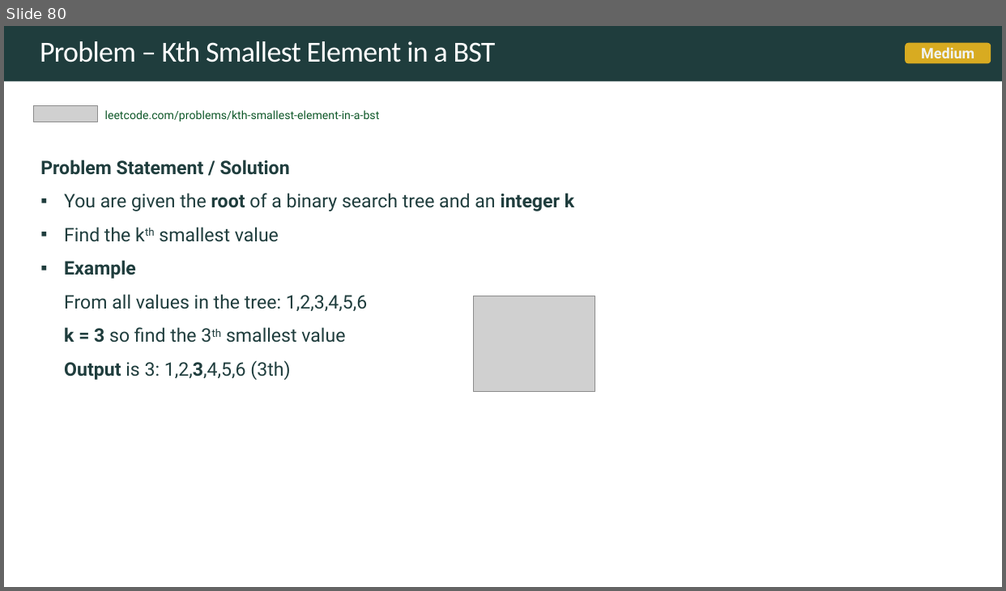
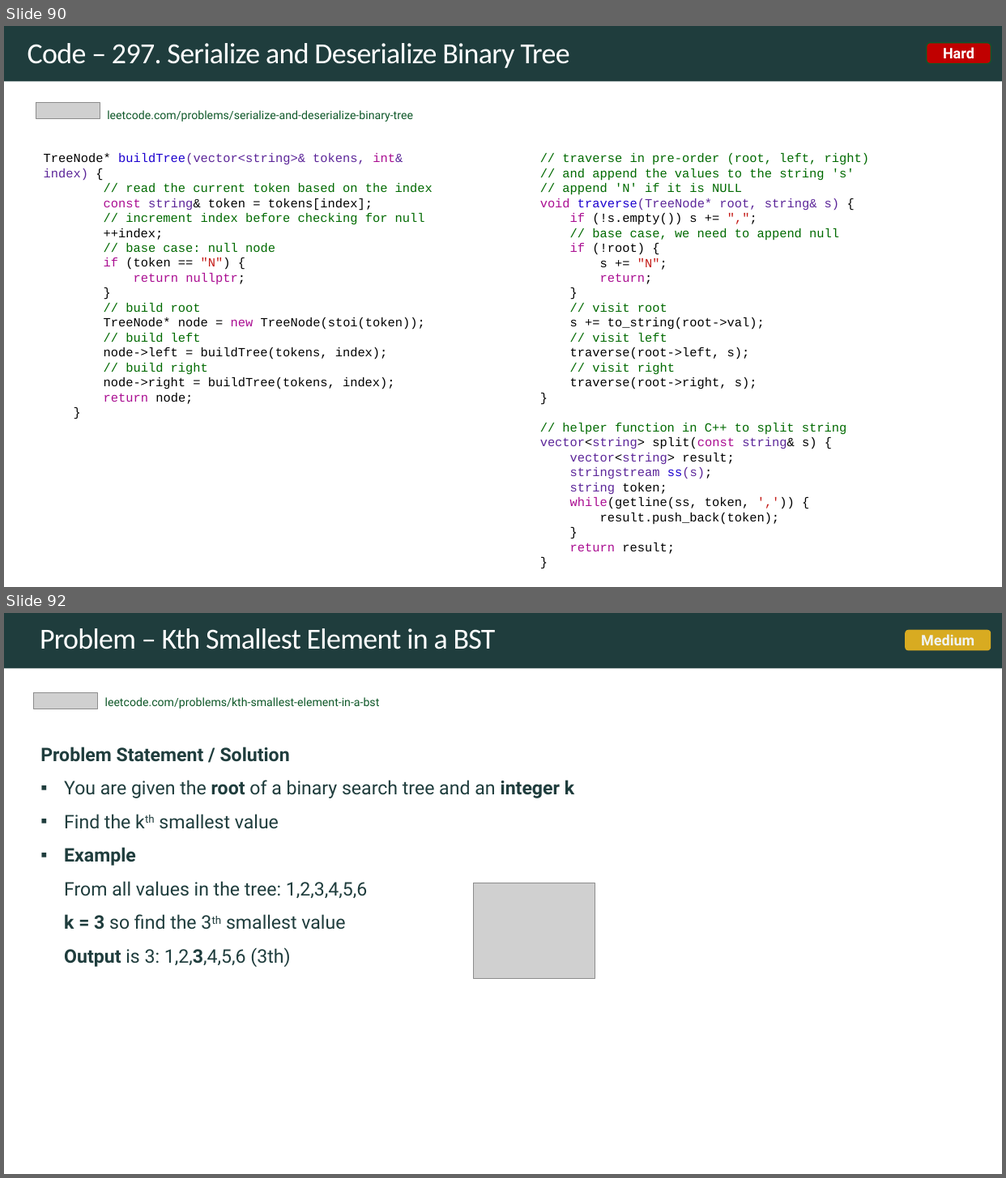
Before and after one commit to rfdavid/coding-interview-handbook-cpp, a slide deck: Algorithm and problem Solving Cheatsheet.pptm. Shown one above the other, each under a label of ours: slide 80 before the commit, slides 90 and 92 after it; the slides between them are not shown. The pictures are 1006x591 and 1006x1178 pixels, drawn with LibreOffice and Linux fonts; fonts in the diff are those of the drawing; grey boxes stand for pictures. Boxes give left, top, right and bottom in pixels: in the first picture for what was removed or moved away, otherwise in the second. Text is boxed around its words. In the diff, an @@ line names an element or a change of style, - is before the commit and + after.

Commit message:
added 297 serialize and deserialize binary tree

```diff
--- a/Algorithm and problem Solving Cheatsheet.pptm
+++ b/Algorithm and problem Solving Cheatsheet.pptm
@@ slide 90 added at [4, 26, 1002, 587], background #FFFFFF; not listed: 1 template element that a slide beside it also shows @@
@@ title added at [27, 43, 570, 68], 28 pt, text #FFFFFF @@
+Code – 297. Serialize and Deserialize Binary Tree
@@ rounded rectangle added at [927, 42, 991, 63], fill #C00000, outline #0F5829 1 pt, 14 pt, text #FFFFFF, bold @@
+Hard
@@ picture added at [36, 102, 100, 119] @@
@@ text added at [107, 110, 413, 122], 11 pt, text #0F5829 @@
+leetcode.com/problems/serialize-and-deserialize-binary-tree
@@ text added at [44, 153, 432, 404], 12 pt, text #000000 @@
+TreeNode* buildTree(vector<string>& tokens, int& index) {
+// read the current token based on the index
+const string& token = tokens[index];
+// increment index before checking for null
+++index;
+// base case: null node
+if (token == "N") {
+return nullptr;
+}
+// build root
+TreeNode* node = new TreeNode(stoi(token));
+// build left
+node->left = buildTree(tokens, index);
+// build right
+node->right = buildTree(tokens, index);
+return node;
+}
@@ text added at [540, 153, 869, 554], 12 pt, text #006A00 @@
+// traverse in pre-order (root, left, right)
+// and append the values to the string 's'
+// append 'N' if it is NULL
+void traverse(TreeNode* root, string& s) {
+if (!s.empty()) s += ",";
+// base case, we need to append null
+if (!root) {
+s += "N";
+return;
+}
+// visit root
+s += to_string(root->val);
+// visit left
+traverse(root->left, s);
+// visit right
+traverse(root->right, s);
+}
+// helper function in C++ to split string
+vector<string> split(const string& s) {
+vector<string> result;
+stringstream ss(s);
+string token;
+while(getline(ss, token, ',')) {
+result.push_back(token);
+}
+return result;
+}
@@ what was slide 80 is now slide 92 @@
```
Also in this commit, not shown: 5 slides changed, 12 other slides added, 1 slide removed, 16 other files.
